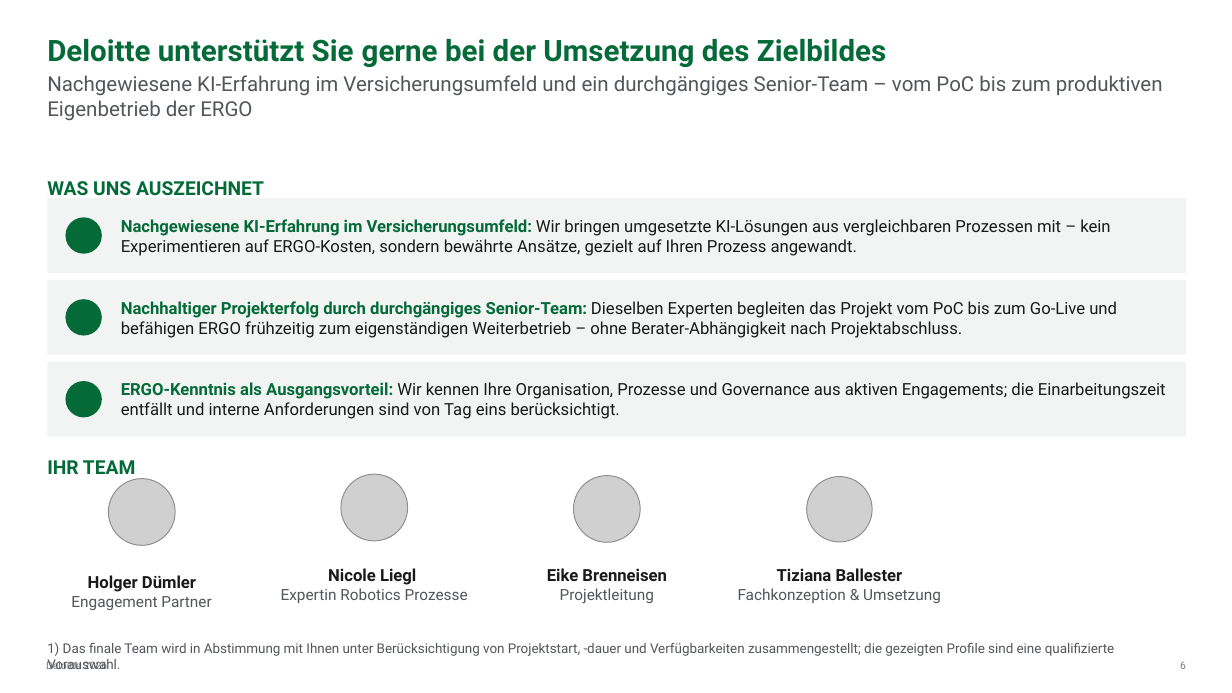
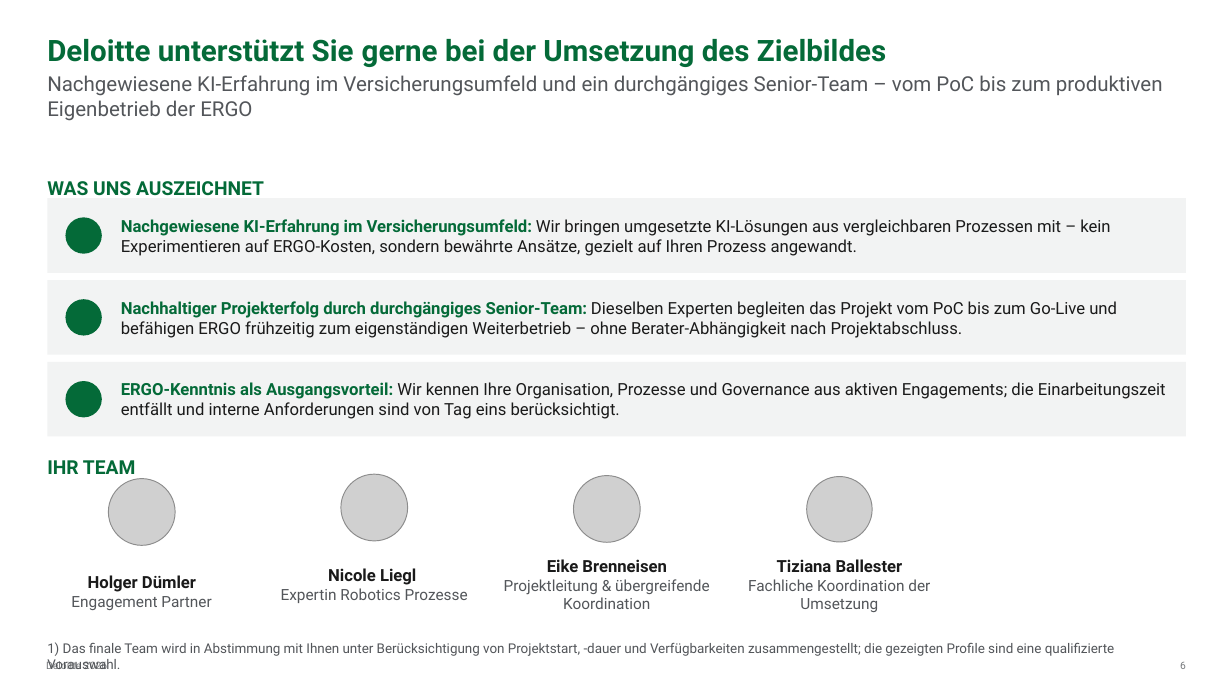
Before and after one commit to brenneisen-e/01_ki-arbeitsplatz, a slide deck: slide 6 of Bestandsuebertragung/kontextdokumente/20260702_ERGO_HR Sales_Makler meets KI_Angebot Deloitte_vworking.pptx. Drawn at 1232x693 pixels with LibreOffice and Linux fonts; fonts in the diff are those of the drawing; grey boxes stand for pictures; background and template pictures are left out. Boxes give left, top, right and bottom in pixels: in the first picture for what was removed or moved away, otherwise in the second. Text is boxed around its words. In the diff, an @@ line names an element or a change of style, - is before the commit and + after.

```diff
--- a/Bestandsuebertragung/kontextdokumente/20260702_ERGO_HR Sales_Makler meets KI_Angebot Deloitte_vworking.pptx
+++ b/Bestandsuebertragung/kontextdokumente/20260702_ERGO_HR Sales_Makler meets KI_Angebot Deloitte_vworking.pptx
@@ text at box(504, 579, 710, 609): text changed @@
-Projektleitung
+Projektleitung & übergreifende Koordination
@@ text at box(748, 579, 930, 612): text changed @@
-Fachkonzeption & Umsetzung
+Fachliche Koordination der Umsetzung
```
Also in this commit, not shown: 5 other slides changed.
